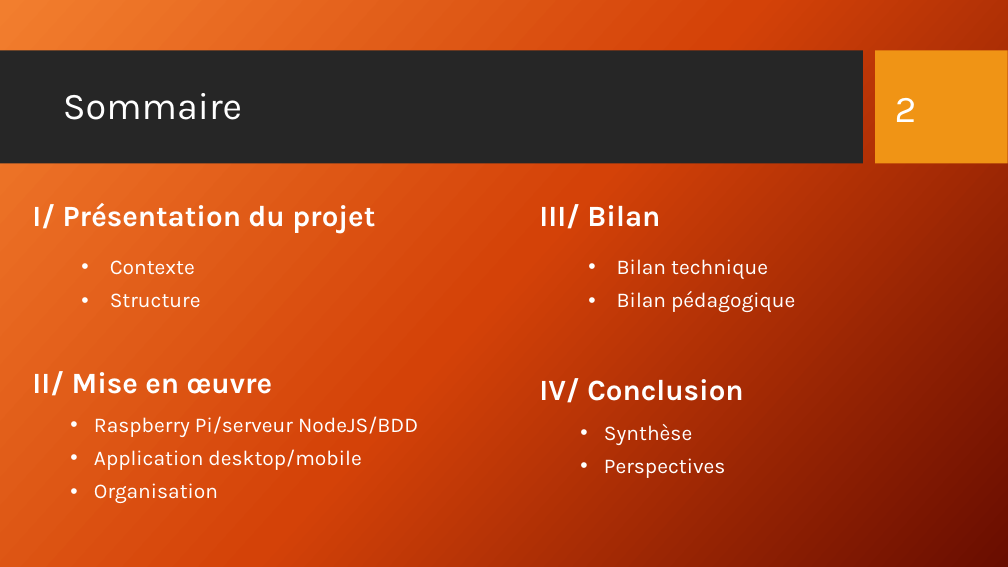
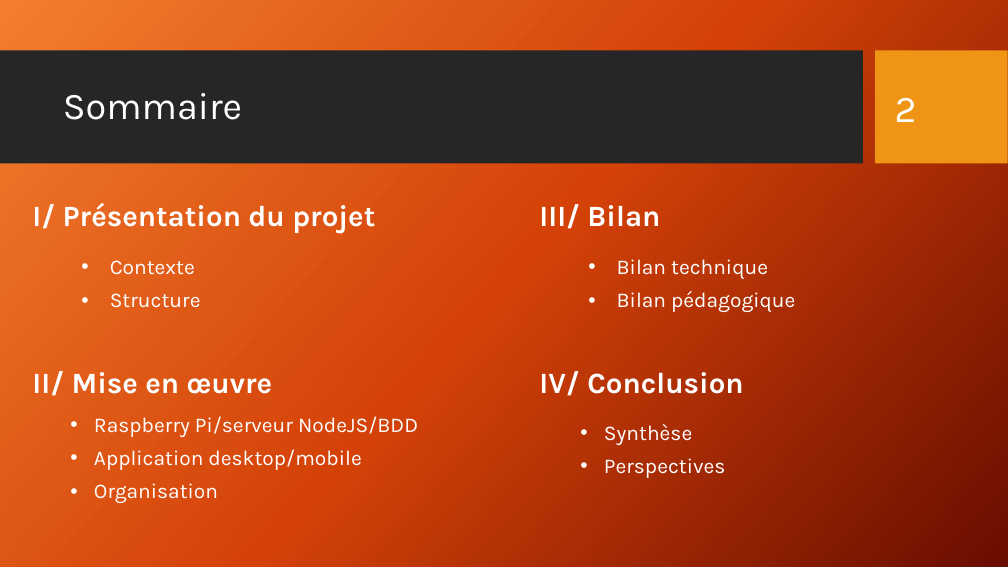
Before and after one commit to zaturgo/MarinaConnect, a slide deck: slide 2 of Documentation/Présentation_ptut_s4.pptx. Drawn at 1008x567 pixels with LibreOffice and Linux fonts; fonts in the diff are those of the drawing; background and template pictures are left out. Boxes give left, top, right and bottom in pixels: in the first picture for what was removed or moved away, otherwise in the second. Text is boxed around its words. In the diff, an @@ line names an element or a change of style, - is before the commit and + after.

```diff
--- a/Documentation/Présentation_ptut_s4.pptx
+++ b/Documentation/Présentation_ptut_s4.pptx
@@ text "IV/ Conclusion": place and size @@
-text "IV/ Conclusion" at (539,378,743,403)
+text "IV/ Conclusion" at (539,371,743,396)
```
Also in this commit, not shown: 9 other slides changed.
